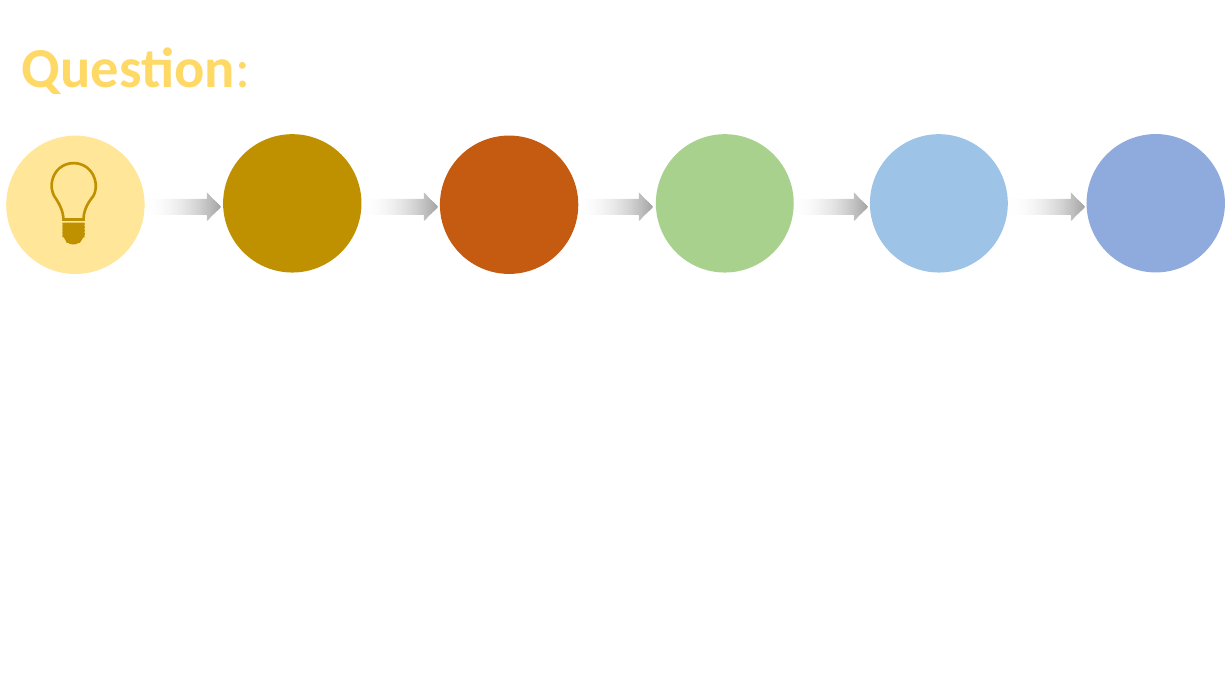
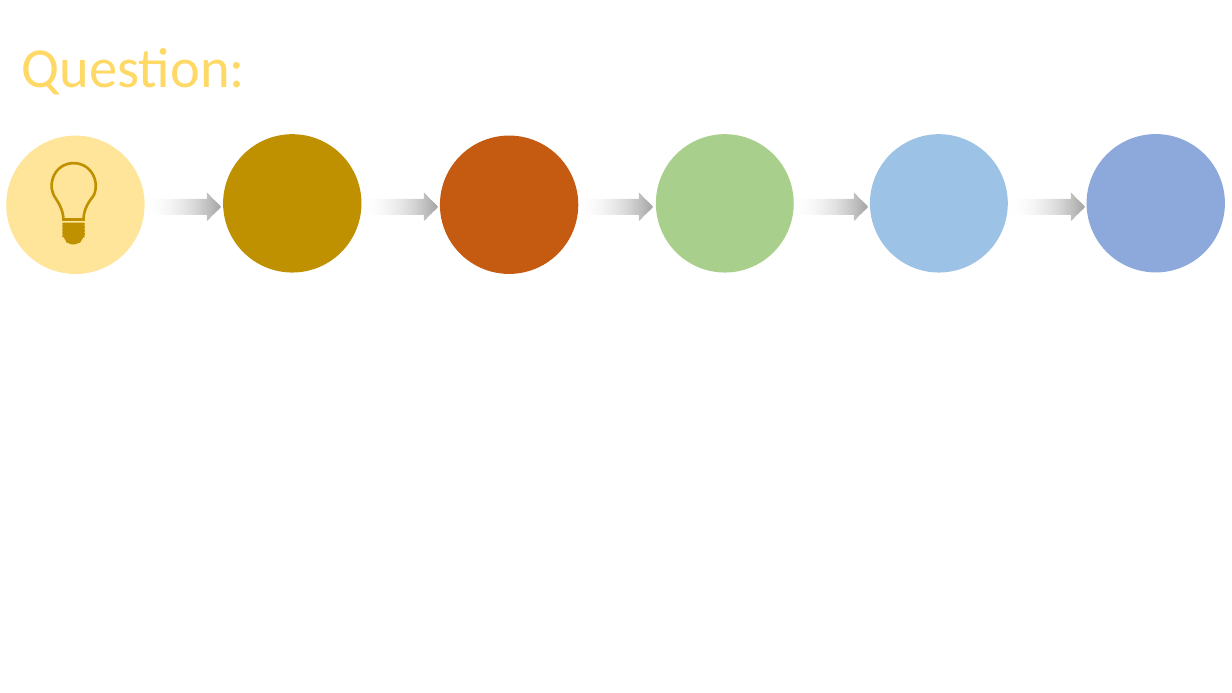
Before and after one commit to JaxWil24/Hearing_Aid_Accessibility, a slide deck: slide 3 of FP_Powerpoint.pptx. Drawn at 1232x693 pixels with LibreOffice and Linux fonts; fonts in the diff are those of the drawing. Boxes give left, top, right and bottom in pixels: in the first picture for what was removed or moved away, otherwise in the second. Text is boxed around its words. In the diff, an @@ line names an element or a change of style, - is before the commit and + after.

```diff
--- a/FP_Powerpoint.pptx
+++ b/FP_Powerpoint.pptx
@@ title "Question:" at <box>22,48,245,95</box>: letter outline #A6A6A6 0.75 pt to none; bold off in "Question:" @@
```
Also in this commit, not shown: 9 other slides changed, 2 slides added, 2 slides removed.
